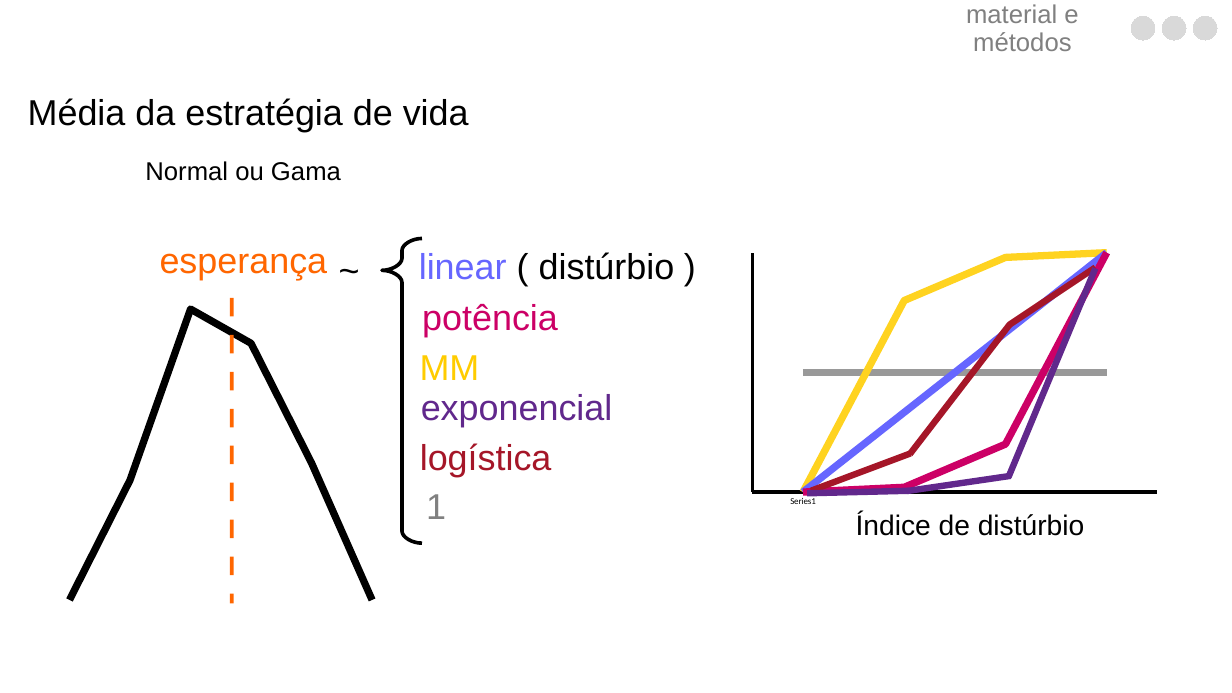
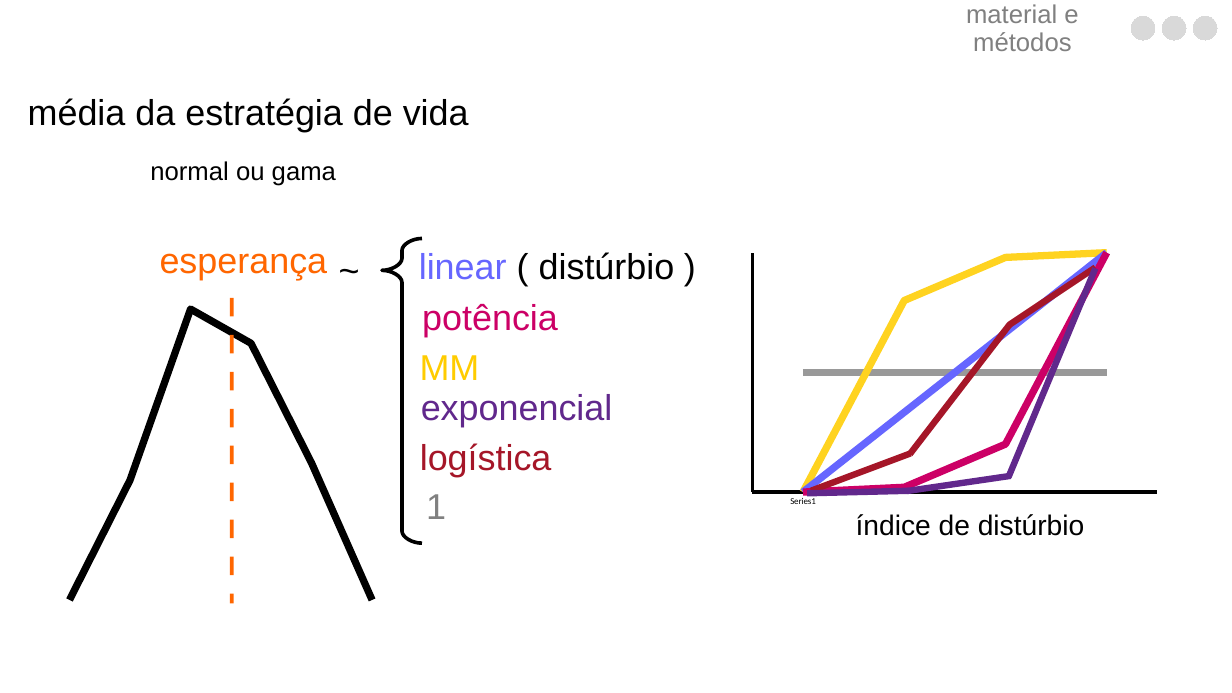
Before and after one commit to luisanovara/dissertacao, a slide deck: slide 101 of DEFESA.pptx. Drawn at 1232x693 pixels with LibreOffice and Linux fonts; fonts in the diff are those of the drawing. Boxes give left, top, right and bottom in pixels: in the first picture for what was removed or moved away, otherwise in the second. Text is boxed around its words. In the diff, an @@ line names an element or a change of style, - is before the commit and + after.

```diff
--- a/DEFESA.pptx
+++ b/DEFESA.pptx
@@ text at (28, 98, 469, 132): text changed @@
-Média da estratégia de vida
+média da estratégia de vida
@@ text at (150, 161, 336, 186): text changed @@
-Normal ou Gama
+normal ou gama
@@ text at (856, 514, 1085, 536): text changed @@
-Índice de distúrbio
+índice de distúrbio
```
Also in this commit, not shown: 2 other slides changed, 2 slides added.
